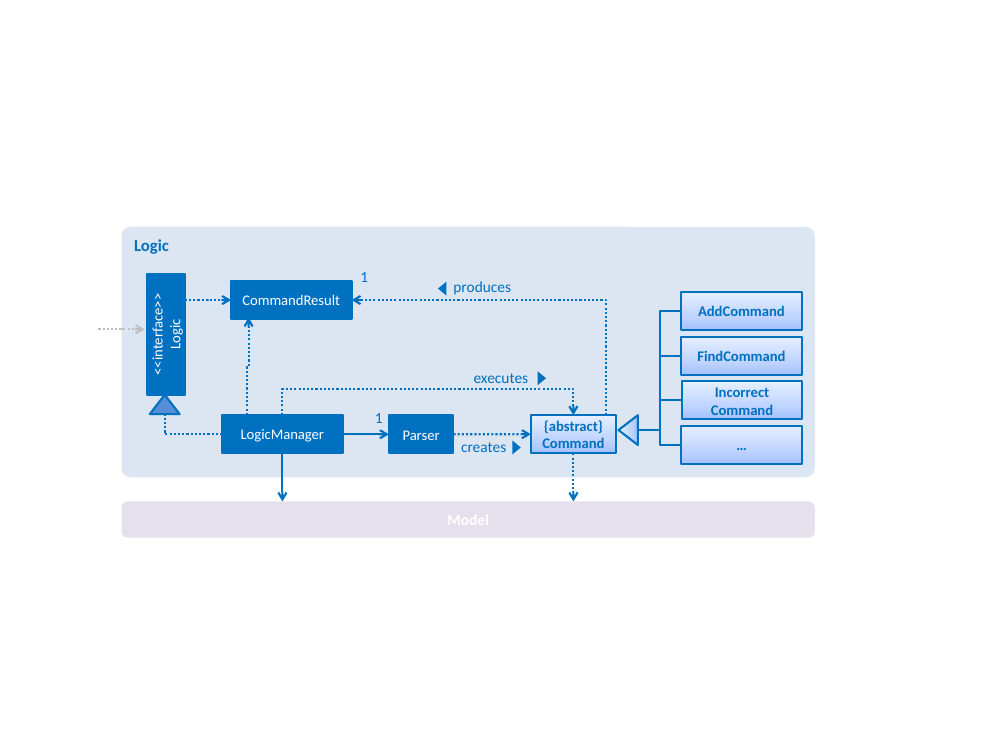
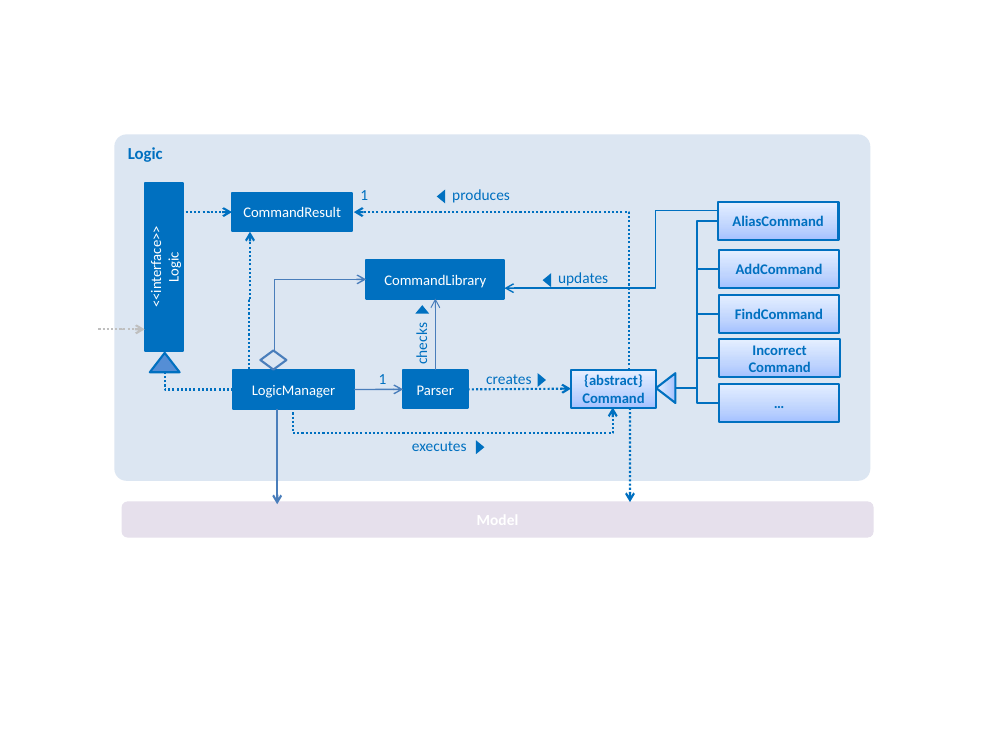
Before and after one commit to CS2103AUG2016-W11-C2/main, a slide deck: slide 5 of docs/diagrams/Diagrams.pptx. Drawn at 1008x756 pixels with LibreOffice and Linux fonts; fonts in the diff are those of the drawing. Boxes give left, top, right and bottom in pixels: in the first picture for what was removed or moved away, otherwise in the second. Text is boxed around its words. In the diff, an @@ line names an element or a change of style, - is before the commit and + after.

```diff
--- a/docs/diagrams/Diagrams.pptx
+++ b/docs/diagrams/Diagrams.pptx
@@ rounded rectangle "Logic": place and size @@
-rounded rectangle "Logic" at (122, 227, 815, 477)
+rounded rectangle "Logic" at (114, 134, 870, 481)
@@ rectangle "<<interface>>": place and size @@
-rectangle "<<interface>>" at (147, 274, 185, 395)
+rectangle "<<interface>>" at (145, 183, 183, 351)
@@ rectangle "CommandResult": place and size @@
-rectangle "CommandResult" at (231, 281, 352, 320)
+rectangle "CommandResult" at (232, 193, 353, 231)
@@ text "1": place and size @@
-text "1" at (360, 272, 368, 282)
+text "1" at (360, 190, 368, 200)
@@ triangle: place and size @@
-triangle at (438, 281, 447, 295)
+triangle at (437, 190, 446, 204)
@@ text "produces": place and size @@
-text "produces" at (453, 281, 511, 295)
+text "produces" at (452, 189, 510, 203)
@@ elbow arrow moved from (184, 299) - (231, 300) to (185, 212) - (232, 212) @@
@@ elbow arrow moved from (247, 415) - (249, 318) to (249, 369) - (250, 232) @@
@@ elbow arrow moved from (605, 431) - (352, 300) to (630, 369) - (354, 212) @@
@@ elbow line moved from (638, 430) - (681, 356) to (675, 388) - (719, 313) @@
@@ triangle: place and size @@
-triangle at (150, 395, 180, 414)
+triangle at (150, 353, 180, 372)
@@ group added at (260, 202, 839, 389): 2 rectangles, 2 elbow arrows, 2 arrows, 2 texts, 2 triangles, 1 elbow line, 1 diamond @@
+AliasCommand
+CommandLibrary
+updates
+checks
@@ 3 elbow lines: place and size @@
-3 elbow lines at (638, 311, 681, 445)
+3 elbow lines at (675, 269, 720, 403)
@@ elbow line moved from (222, 434) - (164, 414) to (233, 389) - (164, 372) @@
@@ rectangle "LogicManager": place and size @@
-rectangle "LogicManager" at (222, 415, 343, 454)
+rectangle "LogicManager" at (233, 370, 354, 408)
@@ text "1" rewrapped from (375, 413, 383, 423) to (379, 374, 387, 389) @@
@@ rectangle "Parser": place and size @@
-rectangle "Parser" at (389, 415, 454, 454)
+rectangle "Parser" at (403, 370, 468, 408)
@@ arrow moved from (454, 434) - (531, 434) to (468, 389) - (571, 389) @@
@@ text "creates" rewrapped from (461, 442, 506, 452) to (486, 374, 531, 389) @@
@@ triangle: place and size @@
-triangle at (513, 440, 521, 455)
+triangle at (538, 373, 546, 387)
@@ 2 rectangles, 1 triangle: place and size @@
-2 rectangles, 1 triangle at (531, 337, 802, 454)
+2 rectangles, 1 triangle at (571, 294, 840, 408)
@@ 3 rectangles: place and size @@
-3 rectangles at (681, 292, 802, 464)
+3 rectangles at (719, 250, 841, 422)
@@ arrow moved from (282, 454) - (282, 501) to (277, 408) - (277, 504) @@
@@ arrow (277, 408) - (277, 504): stroke #0070C0 1.5 pt to #4A7EBB 1.5 pt @@
@@ elbow arrow moved from (282, 415) - (574, 415) to (293, 408) - (613, 407) @@
@@ arrow moved from (574, 454) - (574, 501) to (630, 408) - (630, 502) @@
@@ elbow arrow removed from (343, 434) to (389, 434) @@
@@ text "executes": place and size @@
-text "executes" at (474, 373, 529, 383)
+text "executes" at (412, 441, 467, 451)
@@ triangle: place and size @@
-triangle at (538, 371, 546, 385)
+triangle at (477, 440, 485, 455)
@@ rounded rectangle: place and size @@
-rounded rectangle at (122, 501, 815, 537)
+rounded rectangle at (122, 501, 874, 537)
```
Also in this commit, not shown: 8 other slides changed, 2 slides added, 1 slide removed, 1 other file.
